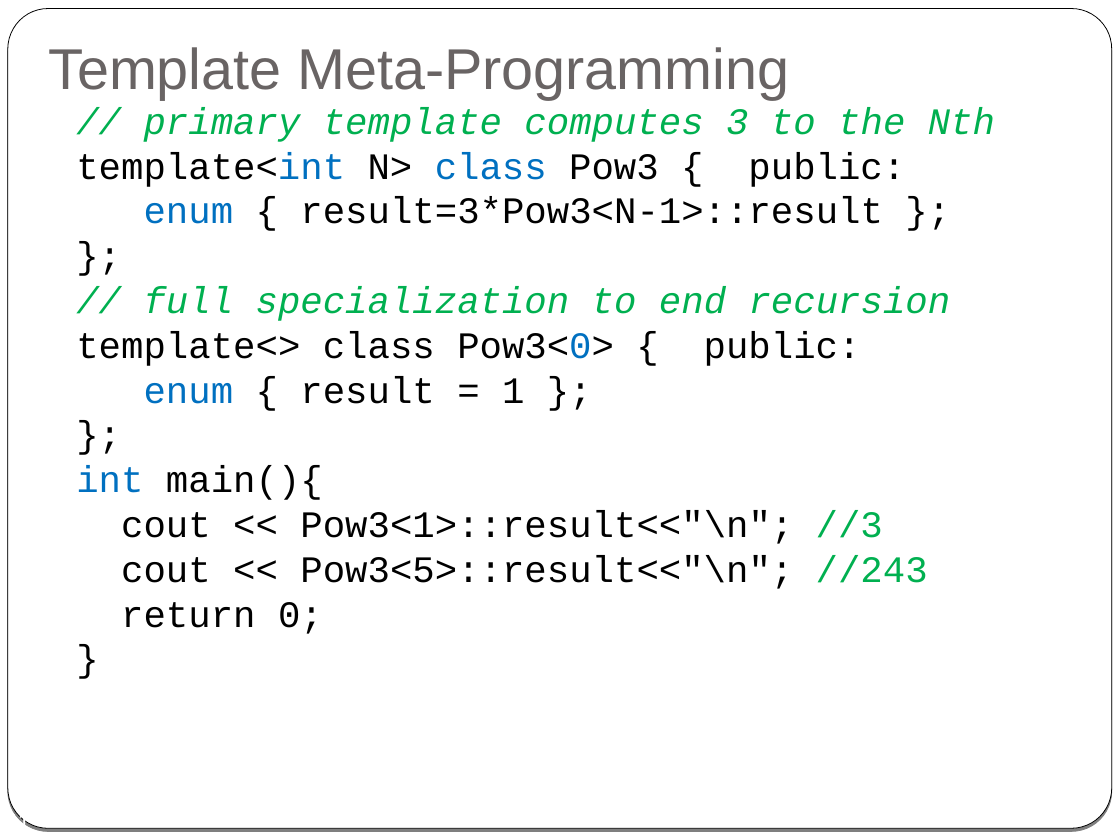
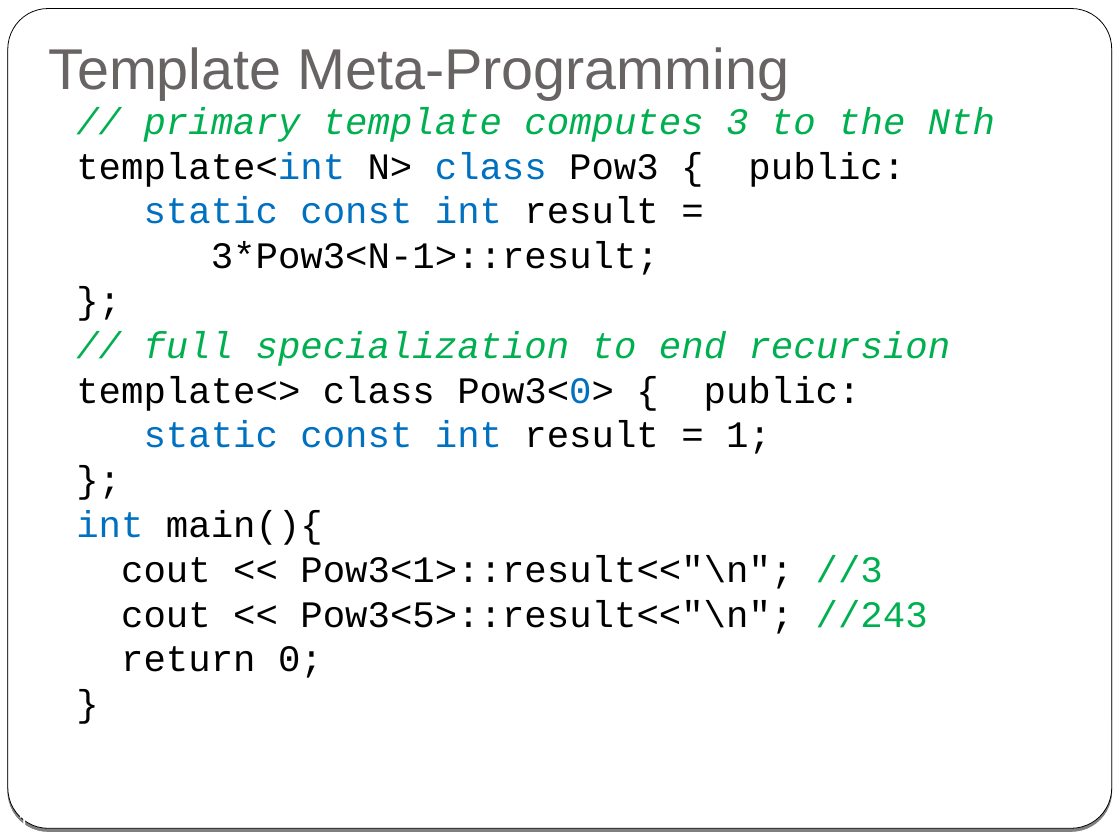
Before and after one commit to cpp-at-ariel/cpp-5779, a slide deck: slide 11 of 09-specializations-metaprogramming/slides.odp. Drawn at 1120x840 pixels with LibreOffice and Linux fonts; fonts in the diff are those of the drawing. Boxes give left, top, right and bottom in pixels: in the first picture for what was removed or moved away, otherwise in the second. Text is boxed around its words. In the diff, an @@ line names an element or a change of style, - is before the commit and + after.

```diff
--- a/09-specializations-metaprogramming/slides.odp
+++ b/09-specializations-metaprogramming/slides.odp
@@ text at [144,197,659,275]: text changed @@
-enum { result=3*Pow3<N-1>::result };
+static const int result =
+3*Pow3<N-1>::result;
@@ text at [144,421,771,454]: text changed; text colour #000000 to #0070C0 @@
-enum { result = 1 };
+static const int result = 1;
```
Also in this commit, not shown: 6 other files.
